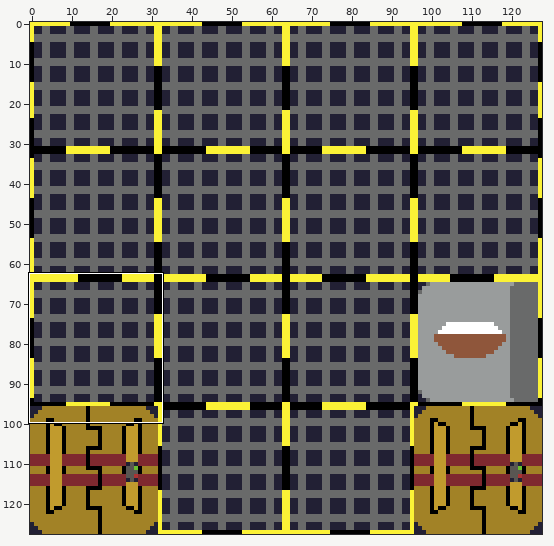
Two states of a pixel-art file, pets/space_pet_14/spacestationbackground.ase. Above: a wide view before the commit, with the close-up outlined.
Close-up. First the earlier version:
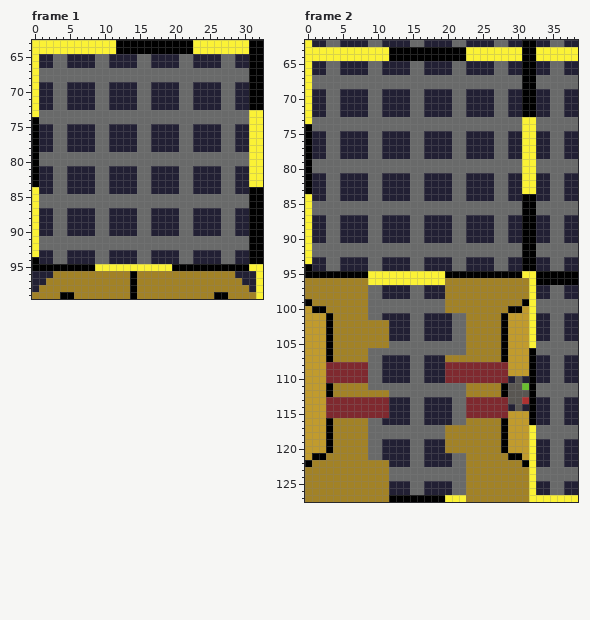
128x128 pixels, 3 frames. Shown: frame 1: x 0..32, y 63..99; frame 2: x 0..38, y 62..127. The commit also changed other frames or places, which this record leaves out.
The same view after the edit:
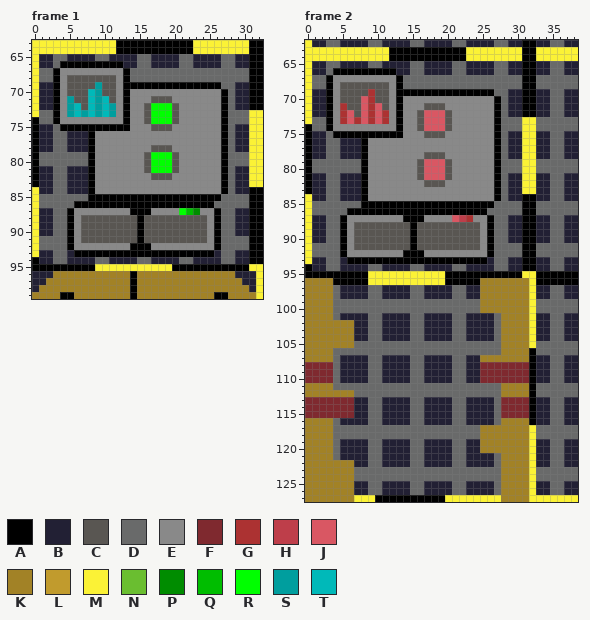
Palette (. is transparent): A #000000  B #222034  C #595652  D #696a6a  E #898989  F #7f292f  G #ac3232  H #be3e4a  J #d95763  K #a28226  L #c19b2d  M #fbf236  N #6abe30  P #008c00  Q #00bd00  R #00ff00  S #009e9e  T #00b9b9
Author's note on the commit: finished hunger system, added AME sprites
Change:
layer "AME" added
Frame 1, layer "AME":
y 66: x 4..12 DBBBBDDBB -> AAAAAAAAA
y 67: x 3..13 DDDDDDDDDDD -> AEEEEEEEEEA
y 68: x 3..13 DDDDDDDDDDD -> AECCCCCCCEA
y 69: x 3..26 DDBBBBDDBBBBDDBBBBDDBBBB -> AECCCCSCCEAAAAAAAAAAAAAA
y 70: x 3..27 DDBBBBDDBBBBDDBBBBDDBBBBD -> AECCCTSCCEAEEEEEEEEEEEEEA
y 71: x 3..27 DDBBBBDDBBBBDDBBBBDDBBBBD -> AESCCTSTCEAEEECCCEEEEEEEA
y 72: x 3..27 DDBBBBDDBBBBDDBBBBDDBBBBD -> AESTCTSTSEAEECRRRCEEEEEEA
y 73: x 3..27 DDDDDDDDDDDDDDDDDDDDDDDDD -> AESTSTSTSEAEECRRRCEEEEEEA
y 74: x 3..27 DDDDDDDDDDDDDDDDDDDDDDDDD -> AEEEEEEEEEAEECRRRCEEEEEEA
y 75: x 4..27 DBBBBDDBBBBDDBBBBDDBBBBD -> AAAAAAAAAAEEECCCEEEEEEEA
y 76..77: x 8..27 BDDBBBBDDBBBBDDBBBBD -> AEEEEEEEEEEEEEEEEEEA
y 78: x 8..27 BDDBBBBDDBBBBDDBBBBD -> AEEEEEEEECCCEEEEEEEA
y 79..80: x 8..27 DDDDDDDDDDDDDDDDDDDD -> AEEEEEEECRRRCEEEEEEA
y 81: x 8..27 BDDBBBBDDBBBBDDBBBBD -> AEEEEEEECRRRCEEEEEEA
y 82: x 8..27 BDDBBBBDDBBBBDDBBBBD -> AEEEEEEEECCCEEEEEEEA
y 83..84: x 8..27 BDDBBBBDDBBBBDDBBBBD -> AEEEEEEEEEEEEEEEEEEA
y 85: x 8..26 DDDDDDDDDDDDDDDDDDD -> AAAAAAAAAAAAAAAAAAA
y 86: x 6..25 DDDDDDDDDDDDDDDDDDDD -> AAAAAAAAAAAAAAAAAAAA
y 87: x 5..26 BBBBDDBBBBDDBBBBDDBBBB -> AEEEEEEEEAAAEEEERQPEEA
y 88..90: x 5..26 BBBBDDBBBBDDBBBBDDBBBB -> AECCCCCCCCACCCCCCCCCEA
y 91: x 5..26 DDDDDDDDDDDDDDDDDDDDDD -> AECCCCCCCCACCCCCCCCCEA
y 92: x 5..26 DDDDDDDDDDDDDDDDDDDDDD -> AEEEEEEEEAAAEEEEEEEEEA
y 93: x 6..25 BBBDDBBBBDDBBBBDDBBB -> AAAAAAAAAAAAAAAAAAAA
Frame 2, layers "door2", "AME":
y 66: x 4..12 DBBBBDDBB -> AAAAAAAAA
y 67: x 3..13 DDDDDDDDDDD -> AEEEEEEEEEA
y 68: x 3..13 DDDDDDDDDDD -> AECCCCCCCEA
y 69: x 3..26 DDBBBBDDBBBBDDBBBBDDBBBB -> AECCCCGCCEAAAAAAAAAAAAAA
y 70: x 3..27 DDBBBBDDBBBBDDBBBBDDBBBBD -> AECCCJGCCEAEEEEEEEEEEEEEA
y 71: x 3..27 DDBBBBDDBBBBDDBBBBDDBBBBD -> AEGCCJGJCEAEEECCCEEEEEEEA
y 72: x 3..27 DDBBBBDDBBBBDDBBBBDDBBBBD -> AEGJCJGJGEAEECJJJCEEEEEEA
y 73: x 3..27 DDDDDDDDDDDDDDDDDDDDDDDDD -> AEGJGJGJGEAEECJJJCEEEEEEA
y 74: x 3..27 DDDDDDDDDDDDDDDDDDDDDDDDD -> AEEEEEEEEEAEECJJJCEEEEEEA
y 75: x 4..27 DBBBBDDBBBBDDBBBBDDBBBBD -> AAAAAAAAAAEEECCCEEEEEEEA
y 76..77: x 8..27 BDDBBBBDDBBBBDDBBBBD -> AEEEEEEEEEEEEEEEEEEA
y 78: x 8..27 BDDBBBBDDBBBBDDBBBBD -> AEEEEEEEECCCEEEEEEEA
y 79..80: x 8..27 DDDDDDDDDDDDDDDDDDDD -> AEEEEEEECJJJCEEEEEEA
y 81: x 8..27 BDDBBBBDDBBBBDDBBBBD -> AEEEEEEECJJJCEEEEEEA
y 82: x 8..27 BDDBBBBDDBBBBDDBBBBD -> AEEEEEEEECCCEEEEEEEA
y 83..84: x 8..27 BDDBBBBDDBBBBDDBBBBD -> AEEEEEEEEEEEEEEEEEEA
y 85: x 8..26 DDDDDDDDDDDDDDDDDDD -> AAAAAAAAAAAAAAAAAAA
y 86: x 6..25 DDDDDDDDDDDDDDDDDDDD -> AAAAAAAAAAAAAAAAAAAA
y 87: x 5..26 BBBBDDBBBBDDBBBBDDBBBB -> AEEEEEEEEAAAEEEEJHGEEA
y 88..90: x 5..26 BBBBDDBBBBDDBBBBDDBBBB -> AECCCCCCCCACCCCCCCCCEA
y 91: x 5..26 DDDDDDDDDDDDDDDDDDDDDD -> AECCCCCCCCACCCCCCCCCEA
y 92: x 5..26 DDDDDDDDDDDDDDDDDDDDDD -> AEEEEEEEEAAAEEEEEEEEEA
y 93: x 6..25 BBBDDBBBBDDBBBBDDBBB -> AAAAAAAAAAAAAAAAAAAA
y 96: x 4..8 KKKKK -> AAAAA; x 20..24 KKKKK -> AAAAA
y 97..98: x 4..8 KKKKK -> DBBBB; x 20..24 KKKKK -> BDDBB
y 99: x 0 A -> K; x 4..8 KKKKK -> DDDDD; x 20..24 KKKKK -> DDDDD; x 31 A -> K
y 100: x 0..2 LAA -> KKK; x 4..8 KKKKK -> DDDDD; x 20..24 KKKKK -> DDDDD; x 29..31 AAL -> KKK
y 101: x 0..8 LLLAKKKKK -> KKKKDBBBB; x 23..31 KKKKKALLL -> BBBBDKKKK
y 102..104: x 0..3 LLLA -> KKKK; x 7..11 KKKKK -> BBDDB; x 23..31 KKKKKALLL -> BBBBDKKKK
y 105: x 0..3 LLLA -> KKKK; x 7..11 KKKKK -> DDDDD; x 23..31 KKKKKALLL -> DDDDDKKKK
y 106: x 0..8 LLLAKKKKK -> KKKKDDDDD; x 23..31 KKKKKALLL -> DDDDDKKKK
y 107: x 0..8 LLLAKKKKK -> KKKKDBBBB; x 20..24 KKKKK -> BDDBB; x 28..31 ALLL -> KKKK
y 108..109: x 0..2 LLL -> FFF; x 4..8 FFFFF -> DBBBB; x 20..24 FFFFF -> BDDBB; x 29..31 LLL -> FFF
y 110: x 0..2 LLL -> FFF; x 4..8 FFFFF -> DBBBB; x 20..24 FFFFF -> BDDBB; x 29..31 BCB -> FFF
y 111: x 0..8 LLLAKKKKK -> KKKKDDDDD; x 23..31 KKKKKACCN -> DDDDDKKKK
y 112: x 0..3 LLLA -> KKKK; x 7..11 KKKKK -> DDDDD; x 23..31 KKKKKACCC -> DDDDDKKKK
y 113: x 0..2 LLL -> FFF; x 7..11 FFFFF -> BBDDB; x 23..27 FFFFF -> BBBBD; x 29..31 CCG -> FFF
y 114: x 0..2 LLL -> FFF; x 7..11 FFFFF -> BBDDB; x 23..27 FFFFF -> BBBBD; x 29..31 BCB -> FFF
y 115: x 0..2 LLL -> FFF; x 7..11 FFFFF -> BBDDB; x 23..27 FFFFF -> BBBBD; x 29..31 LLL -> FFF
y 116: x 0..8 LLLAKKKKK -> KKKKDBBBB; x 23..31 KKKKKALLL -> BBBBDKKKK
y 117..118: x 0..8 LLLAKKKKK -> KKKKDDDDD; x 20..24 KKKKK -> DDDDD; x 28..31 ALLL -> KKKK
y 119..120: x 0..8 LLLAKKKKK -> KKKKDBBBB; x 20..24 KKKKK -> BDDBB; x 28..31 ALLL -> KKKK
y 121: x 0..2 LAA -> KKK; x 4..8 KKKKK -> DBBBB; x 23..27 KKKKK -> BBBBD; x 29..31 AAL -> KKK
y 122: x 0 A -> K; x 7..11 KKKKK -> BBDDB; x 23..27 KKKKK -> BBBBD; x 31 A -> K
y 123..124: x 7..11 KKKKK -> DDDDD; x 23..27 KKKKK -> DDDDD
y 125..126: x 7..11 KKKKK -> BBDDB; x 23..27 KKKKK -> BBBBD
y 127: x 7..11 KKKKK -> MMMAA; x 23..27 KKKKK -> MMMMM
Boxes around the changes in both close-ups, in picture pixels (x1, y1, x2, y2):
changed: (53, 61, 228, 257)
changed: (305, 68, 529, 502)
